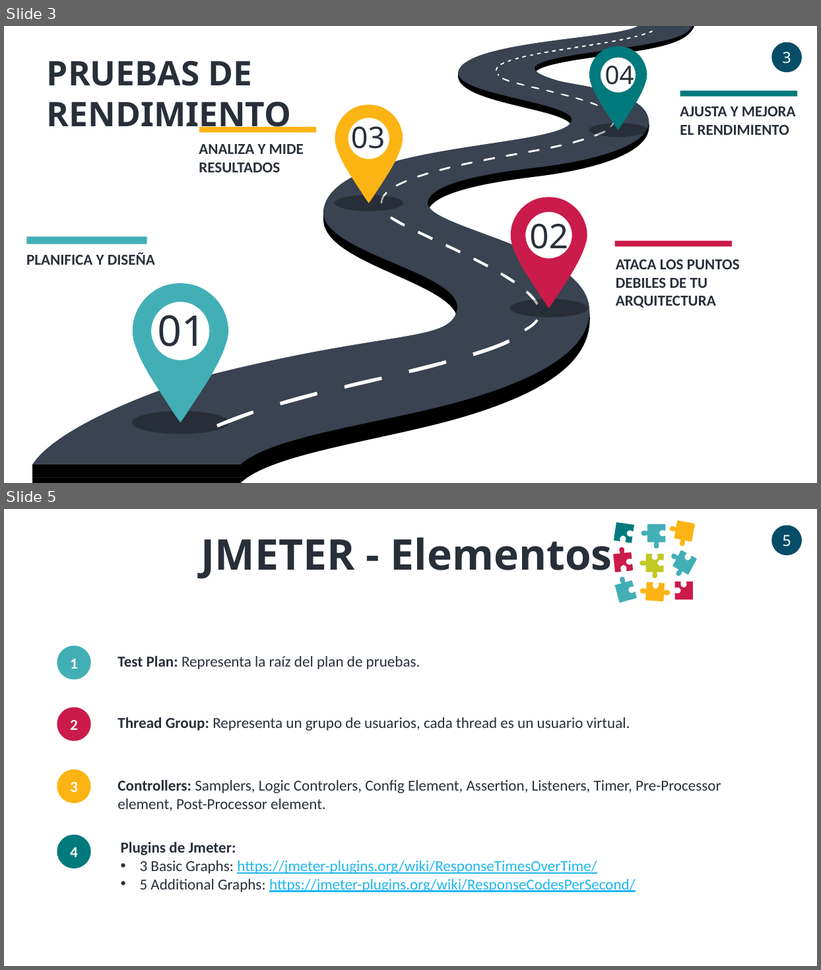
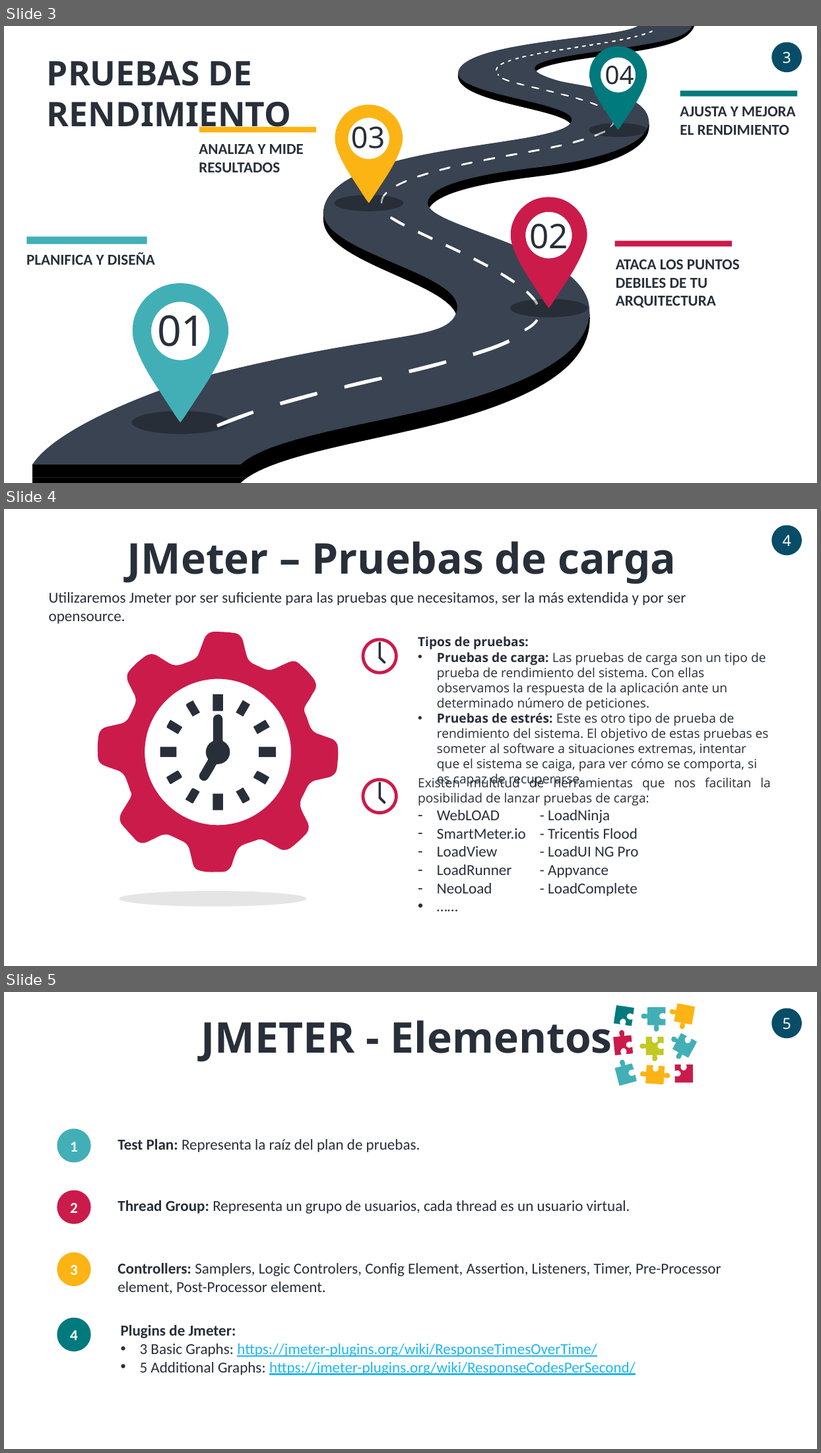
Before and after one commit to dmcisneros/formacion_lug_pruebas_carga, a slide deck: ppt/slides.pptx. Shown one above the other, each under a label of ours: slides 3 and 5 before the commit, slides 3, 4 and 5 after it; the slides between them are not shown. The pictures are 821x970 and 821x1453 pixels, drawn with LibreOffice and Linux fonts; fonts in the diff are those of the drawing. Boxes give left, top, right and bottom in pixels: in the first picture for what was removed or moved away, otherwise in the second. Text is boxed around its words. In the diff, an @@ line names an element or a change of style, - is before the commit and + after.

```diff
--- a/ppt/slides.pptx
+++ b/ppt/slides.pptx
@@ slide 4 added at [4, 509, 817, 966], background #FFFFFF @@
@@ ellipse added at [772, 525, 802, 555], fill #074D67, 18 pt, text #FFFFFF @@
+4
@@ text added at [127, 541, 677, 584], 50 pt, text #282F39, bold @@
+JMeter – Pruebas de carga
@@ text added at [49, 592, 686, 624], 18 pt, text #282F39 @@
+Utilizaremos Jmeter por ser suficiente para las pruebas que necesitamos, ser la más extendida y por ser opensource.
@@ freeform shape added at [97, 632, 338, 873], fill #CB1B4A @@
@@ ellipse added at [363, 640, 397, 673], outline #CB1B4A 3.75 pt @@
@@ rounded rectangle added at [378, 642, 381, 659], fill #282F39 @@
@@ text added at [418, 636, 769, 788], 15 pt, text #282F39 @@
+Tipos de pruebas:
+• Pruebas de carga: Las pruebas de carga son un tipo de prueba de rendimiento del sistema. Con ellas observamos la respuesta de la aplicación ante un determinado número de peticiones.
+• Pruebas de estrés: Este es otro tipo de prueba de rendimiento del sistema. El objetivo de estas pruebas es someter al software a situaciones extremas, intentar que el sistema se caiga, para ver cómo se comporta, si es capaz de recuperarse.
@@ rounded rectangle added at [378, 656, 387, 664], fill #282F39 @@
@@ freeform shape added at [186, 700, 201, 716], fill #282F39 @@
@@ freeform shape added at [213, 694, 223, 711], fill #282F39 @@
@@ freeform shape added at [236, 700, 250, 717], fill #282F39 @@
@@ freeform shape added at [166, 720, 182, 735], fill #282F39 @@
@@ freeform shape added at [199, 714, 231, 782], fill #282F39 @@
@@ freeform shape added at [253, 720, 270, 735], fill #282F39 @@
@@ ellipse added at [206, 740, 230, 764], fill #282F39 @@
@@ freeform shape added at [160, 747, 177, 757], fill #282F39 @@
@@ freeform shape added at [259, 747, 276, 757], fill #282F39 @@
@@ freeform shape added at [166, 770, 182, 785], fill #282F39 @@
@@ freeform shape added at [253, 771, 269, 786], fill #282F39 @@
@@ ellipse added at [363, 780, 397, 813], outline #CB1B4A 3.75 pt @@
@@ rounded rectangle added at [378, 782, 381, 799], fill #282F39 @@
@@ text added at [418, 776, 771, 896], 18 pt, text #282F39 @@
+Existen multitud de herramientas que nos facilitan la posibilidad de lanzar pruebas de carga:
+– WebLOAD - LoadNinja
+– SmartMeter.io - Tricentis Flood
+– LoadView - LoadUI NG Pro
+– LoadRunner - Appvance
+– NeoLoad - LoadComplete
+• ……
@@ freeform shape added at [185, 788, 200, 804], fill #282F39 @@
@@ freeform shape added at [213, 794, 223, 811], fill #282F39 @@
@@ freeform shape added at [236, 788, 250, 803], fill #282F39 @@
@@ rounded rectangle added at [378, 797, 387, 805], fill #282F39 @@
@@ ellipse added at [120, 891, 307, 908], fill #000000 at 10% opacity @@
```
Also in this commit, not shown: 1 slide removed.
